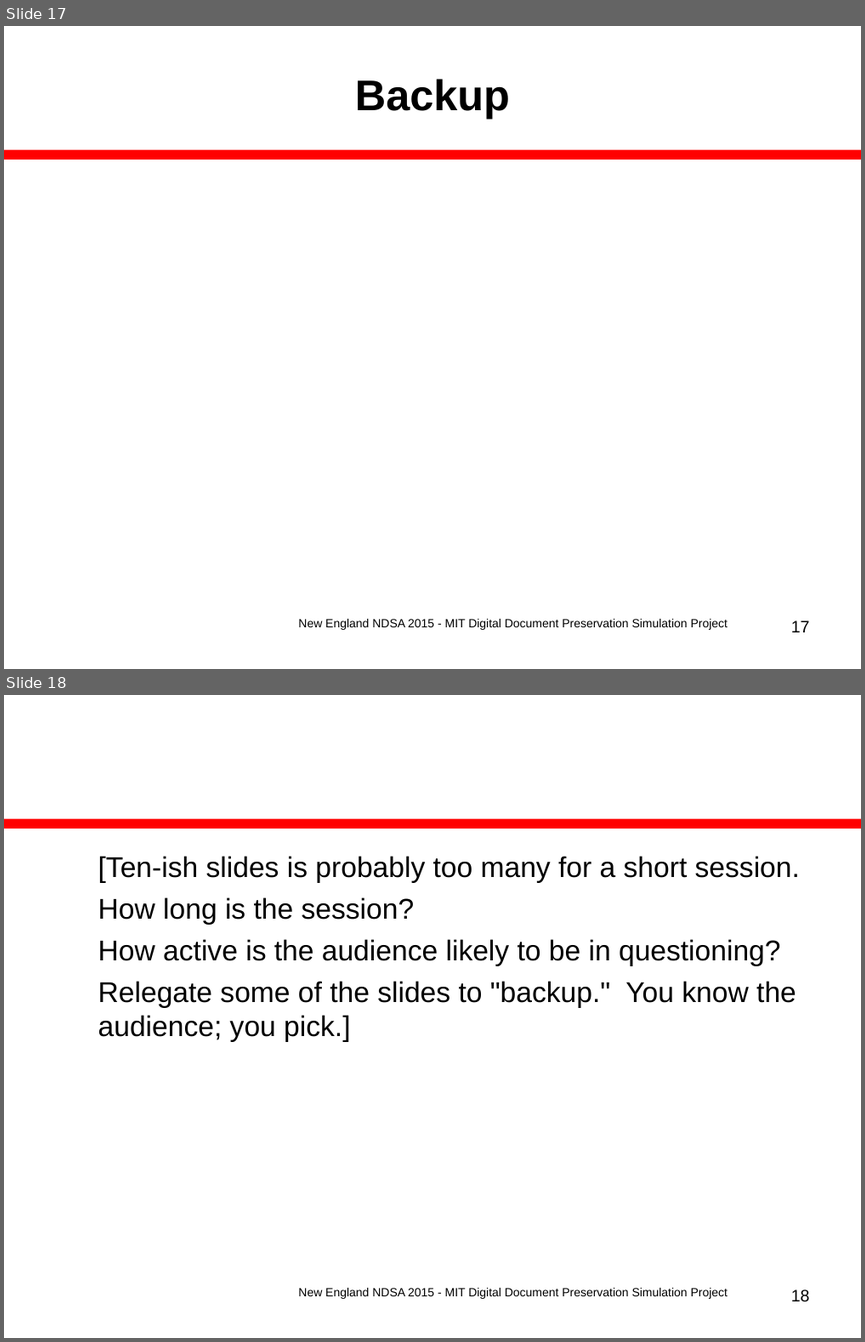
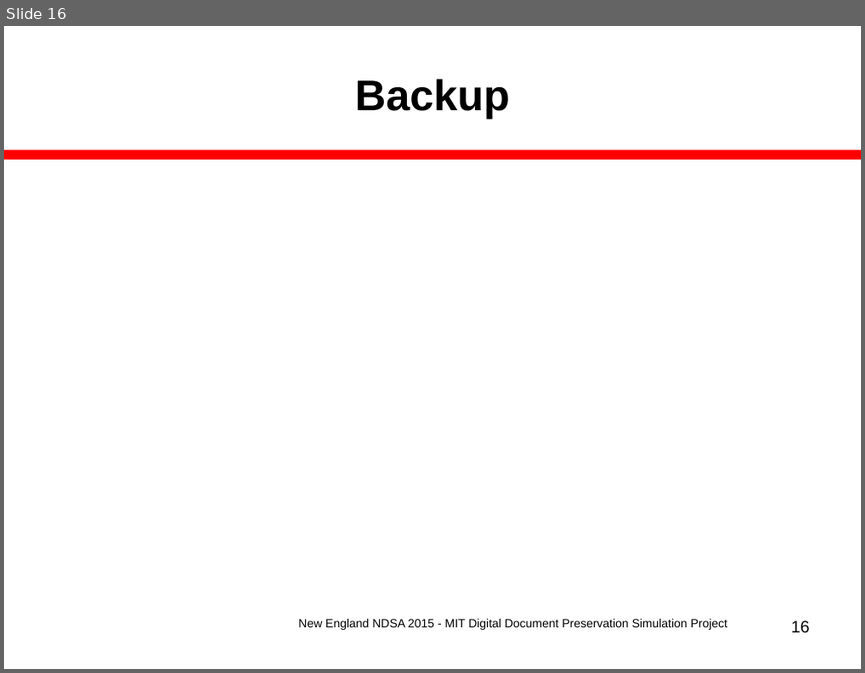
Before and after one commit to MIT-Informatics/PreservationSimulation, a slide deck: shelf/docs/Slides_NewEnglandNDSA.ppt. Shown one above the other, each under a label of ours: slides 17 and 18 before the commit, slide 16 after it. The pictures are 865x1342 and 865x673 pixels, drawn with LibreOffice and Linux fonts; fonts in the diff are those of the drawing. Boxes give left, top, right and bottom in pixels: in the first picture for what was removed or moved away, otherwise in the second. Text is boxed around its words. In the diff, an @@ line names an element or a change of style, - is before the commit and + after.

Commit message:
Edit final, I hope, slides for NDSA

```diff
--- a/shelf/docs/Slides_NewEnglandNDSA.ppt
+++ b/shelf/docs/Slides_NewEnglandNDSA.ppt
@@ slide 18 removed at [4, 695, 861, 1338], background #FFFFFF; not listed: 1 template element that a slide beside it also shows @@
@@ text removed at [98, 856, 800, 1042] @@
-  [Ten-ish slides is probably too many for a short session.
-  How long is the session?
-  How active is the audience likely to be in questioning?
-  Relegate some of the slides to "backup." You know the audience; you pick.]
@@ text removed at [298, 1287, 727, 1299] @@
-New England NDSA 2015 - MIT Digital Document Preservation Simulation Project
@@ page number removed at [791, 1289, 810, 1302] @@
-18
@@ what was slide 17 is now slide 16 @@
@@ page number at [791, 620, 810, 633]: text changed @@
-17
+16
```
Also in this commit, not shown: 9 slides changed, 1 other file.
